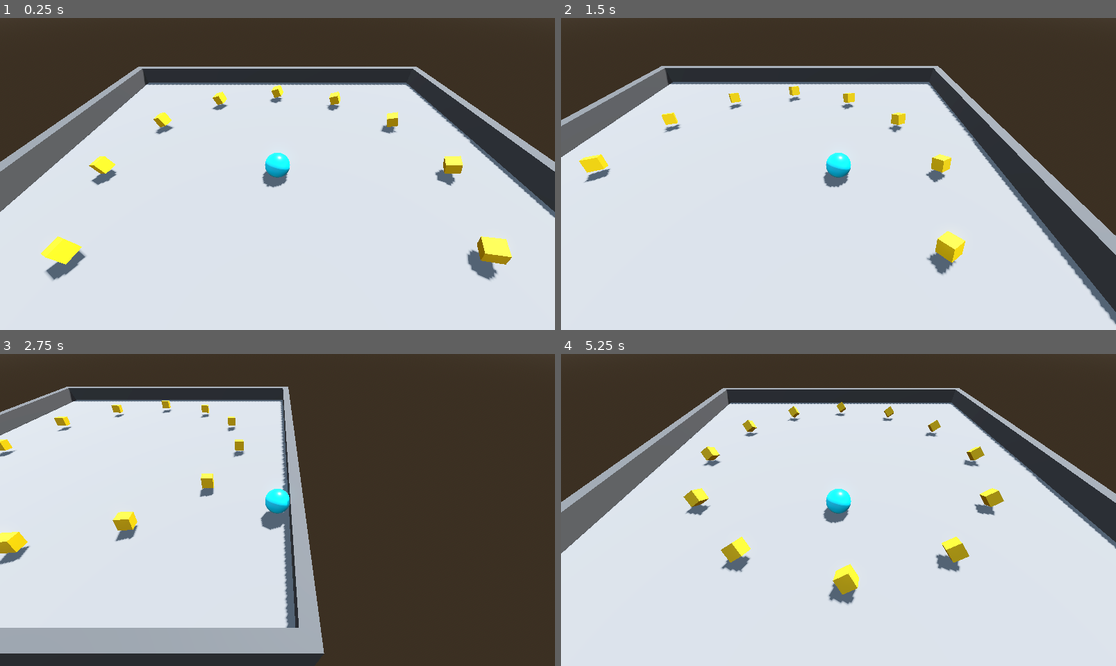
Above: before the commit, frames 1-4 (two rows, left to right).
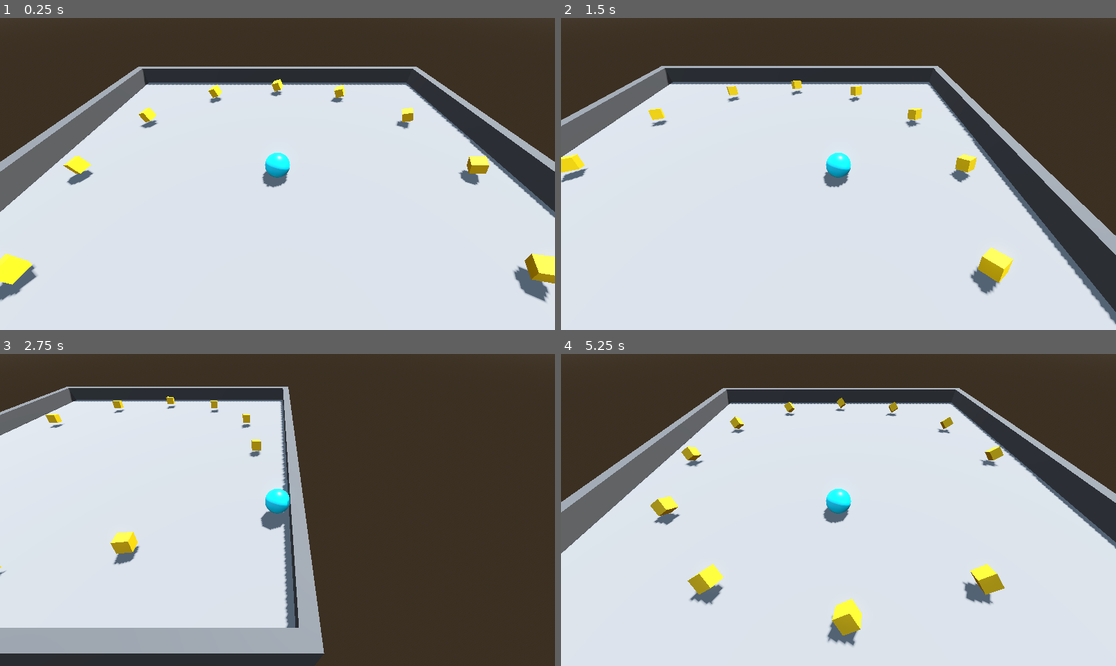
Above: after the commit, the same moments.

Repository: jrenato/godot-roll-a-ball
Game: Godot game, scene res://levels/level.tscn
Same seed, same stepped clock (60 frames per second), same inputs: the game is played once before the commit and once after it.
Inputs:
- Up to frame 1 (0.25 s): no input
- Up to frame 2 (1.5 s): hold D (move_right) 0.53-1.28 s; hold S (move_back) from 1.28 s (still down)
- Up to frame 3 (2.75 s): release S (move_back) at 2.03 s; hold D (move_right) from 2.03 s (still down)
- Up to frame 4 (5.25 s): release D (move_right) at 2.78 s; hold W (move_forward) 2.78-3.53 s; hold A (move_left) 3.53-5.03 s; hold S (move_back) from 5.03 s (still down)

The runs differ from the first frame. In frame 1, 5.0% of the frame differs, in the area x 0-100%, y 19-92%; in frame 2, 3.1%; in frame 3, 2.0%; in frame 4, 5.0%, in the area x 16-80%, y 14-94%.

Commit message:
Renamed collectible as pickup

Diff:
--- a/levels/level.tscn
+++ b/levels/level.tscn
@@ -4,7 +4,7 @@
 [ext_resource type="Material" uid="uid://cjc6hed63y6ra" path="res://materials/ground.tres" id="1_vgfc2"]
 [ext_resource type="PackedScene" uid="uid://cnxvofx5vjmby" path="res://player/player.tscn" id="2_ysrin"]
 [ext_resource type="Material" uid="uid://cti2gfb4nbwn1" path="res://materials/wall.tres" id="4_pnnrh"]
-[ext_resource type="PackedScene" uid="uid://bsi1pyviau8rv" path="res://levels/collectible.tscn" id="5_fhwg8"]
+[ext_resource type="PackedScene" uid="uid://bsi1pyviau8rv" path="res://levels/pickup.tscn" id="5_fhwg8"]
 
 [sub_resource type="ProceduralSkyMaterial" id="ProceduralSkyMaterial_8oxga"]
 sky_horizon_color = Color(0.64625, 0.65575, 0.67075, 1)
@@ -101,40 +101,40 @@
 skeleton = NodePath("../..")
 surface_material_override/0 = ExtResource("4_pnnrh")
 
-[node name="Collectibles" type="Node3D" parent="."]
+[node name="Pickups" type="Node3D" parent="."]
 
-[node name="Collectible" parent="Collectibles" instance=ExtResource("5_fhwg8")]
-transform = Transform3D(0.853553, -0.146447, 0.5, 0.5, 0.5, -0.707107, -0.146447, 0.853553, 0.5, 7, 0.5, 0)
+[node name="Pickup" parent="Pickups" instance=ExtResource("5_fhwg8")]
+transform = Transform3D(0.853553, -0.146447, 0.5, 0.5, 0.5, -0.707107, -0.146447, 0.853553, 0.5, 8, 0.5, 0)
 
-[node name="Collectible5" parent="Collectibles" instance=ExtResource("5_fhwg8")]
-transform = Transform3D(0.853553, -0.146447, 0.5, 0.5, 0.5, -0.707107, -0.146447, 0.853553, 0.5, 6, 0.5, -3.5)
+[node name="Pickup2" parent="Pickups" instance=ExtResource("5_fhwg8")]
+transform = Transform3D(0.853553, -0.146447, 0.5, 0.5, 0.5, -0.707107, -0.146447, 0.853553, 0.5, -8, 0.5, 0)
 
-[node name="Collectible8" parent="Collectibles" instance=ExtResource("5_fhwg8")]
-transform = Transform3D(0.853553, -0.146447, 0.5, 0.5, 0.5, -0.707107, -0.146447, 0.853553, 0.5, -6, 0.5, -3.5)
+[node name="Pickup3" parent="Pickups" instance=ExtResource("5_fhwg8")]
+transform = Transform3D(0.853553, -0.146447, 0.5, 0.5, 0.5, -0.707107, -0.146447, 0.853553, 0.5, 0, 0.5, -8)
 
-[node name="Collectible9" parent="Collectibles" instance=ExtResource("5_fhwg8")]
-transform = Transform3D(0.853553, -0.146447, 0.5, 0.5, 0.5, -0.707107, -0.146447, 0.853553, 0.5, -6, 0.5, 3.5)
+[node name="Pickup4" parent="Pickups" instance=ExtResource("5_fhwg8")]
+transform = Transform3D(0.853553, -0.146447, 0.5, 0.5, 0.5, -0.707107, -0.146447, 0.853553, 0.5, 0, 0.5, 8)
 
-[node name="Collectible12" parent="Collectibles" instance=ExtResource("5_fhwg8")]
-transform = Transform3D(0.853553, -0.146447, 0.5, 0.5, 0.5, -0.707107, -0.146447, 0.853553, 0.5, 6, 0.5, 3.5)
+[node name="Pickup5" parent="Pickups" instance=ExtResource("5_fhwg8")]
+transform = Transform3D(0.853553, -0.146447, 0.5, 0.5, 0.5, -0.707107, -0.146447, 0.853553, 0.5, 4, 0.5, 7)
 
-[node name="Collectible6" parent="Collectibles" instance=ExtResource("5_fhwg8")]
-transform = Transform3D(0.853553, -0.146447, 0.5, 0.5, 0.5, -0.707107, -0.146447, 0.853553, 0.5, 3.5, 0.5, -6)
+[node name="Pickup8" parent="Pickups" instance=ExtResource("5_fhwg8")]
+transform = Transform3D(0.853553, -0.146447, 0.5, 0.5, 0.5, -0.707107, -0.146447, 0.853553, 0.5, -4, 0.5, 7)
 
-[node name="Collectible7" parent="Collectibles" instance=ExtResource("5_fhwg8")]
-transform = Transform3D(0.853553, -0.146447, 0.5, 0.5, 0.5, -0.707107, -0.146447, 0.853553, 0.5, -3.5, 0.5, -6)
+[node name="Pickup10" parent="Pickups" instance=ExtResource("5_fhwg8")]
+transform = Transform3D(0.853553, -0.146447, 0.5, 0.5, 0.5, -0.707107, -0.146447, 0.853553, 0.5, -4, 0.5, -7)
 
-[node name="Collectible10" parent="Collectibles" instance=ExtResource("5_fhwg8")]
-transform = Transform3D(0.853553, -0.146447, 0.5, 0.5, 0.5, -0.707107, -0.146447, 0.853553, 0.5, -3.5, 0.5, 6)
+[node name="Pickup11" parent="Pickups" instance=ExtResource("5_fhwg8")]
+transform = Transform3D(0.853553, -0.146447, 0.5, 0.5, 0.5, -0.707107, -0.146447, 0.853553, 0.5, 4, 0.5, -7)
 
-[node name="Collectible11" parent="Collectibles" instance=ExtResource("5_fhwg8")]
-transform = Transform3D(0.853553, -0.146447, 0.5, 0.5, 0.5, -0.707107, -0.146447, 0.853553, 0.5, 3.5, 0.5, 6)
+[node name="Pickup6" parent="Pickups" instance=ExtResource("5_fhwg8")]
+transform = Transform3D(0.853553, -0.146447, 0.5, 0.5, 0.5, -0.707107, -0.146447, 0.853553, 0.5, 7, 0.5, 4)
 
-[node name="Collectible2" parent="Collectibles" instance=ExtResource("5_fhwg8")]
-transform = Transform3D(0.853553, -0.146447, 0.5, 0.5, 0.5, -0.707107, -0.146447, 0.853553, 0.5, -7, 0.5, 0)
+[node name="Pickup7" parent="Pickups" instance=ExtResource("5_fhwg8")]
+transform = Transform3D(0.853553, -0.146447, 0.5, 0.5, 0.5, -0.707107, -0.146447, 0.853553, 0.5, -7, 0.5, 4)
 
-[node name="Collectible3" parent="Collectibles" instance=ExtResource("5_fhwg8")]
-transform = Transform3D(0.853553, -0.146447, 0.5, 0.5, 0.5, -0.707107, -0.146447, 0.853553, 0.5, 0, 0.5, 7)
+[node name="Pickup9" parent="Pickups" instance=ExtResource("5_fhwg8")]
+transform = Transform3D(0.853553, -0.146447, 0.5, 0.5, 0.5, -0.707107, -0.146447, 0.853553, 0.5, -7, 0.5, -4)
 
-[node name="Collectible4" parent="Collectibles" instance=ExtResource("5_fhwg8")]
-transform = Transform3D(0.853553, -0.146447, 0.5, 0.5, 0.5, -0.707107, -0.146447, 0.853553, 0.5, 0, 0.5, -7)
+[node name="Pickup12" parent="Pickups" instance=ExtResource("5_fhwg8")]
+transform = Transform3D(0.853553, -0.146447, 0.5, 0.5, 0.5, -0.707107, -0.146447, 0.853553, 0.5, 7, 0.5, -4)
--- a/levels/collectible.tscn
+++ b/levels/pickup.tscn
@@ -1,7 +1,7 @@
 [gd_scene load_steps=5 format=3 uid="uid://bsi1pyviau8rv"]
 
-[ext_resource type="Material" uid="uid://osfbb5o4c8w8" path="res://materials/collectible.tres" id="1_hvmsf"]
-[ext_resource type="Script" path="res://levels/collectible.gd" id="2_a7ynr"]
+[ext_resource type="Script" path="res://levels/pickup.gd" id="1_fctsy"]
+[ext_resource type="Material" uid="uid://osfbb5o4c8w8" path="res://materials/pickup.tres" id="2_l7u87"]
 
 [sub_resource type="BoxMesh" id="BoxMesh_4r14n"]
 size = Vector3(0.5, 0.5, 0.5)
@@ -9,14 +9,14 @@
 [sub_resource type="BoxShape3D" id="BoxShape3D_sp0ib"]
 size = Vector3(0.5, 0.5, 0.5)
 
-[node name="Collectible" type="CharacterBody3D" groups=["collectibles"]]
+[node name="Pickup" type="CharacterBody3D" groups=["pickups"]]
 transform = Transform3D(0.853553, -0.146447, 0.5, 0.5, 0.5, -0.707107, -0.146447, 0.853553, 0.5, 0, 0, 0)
 collision_layer = 0
-script = ExtResource("2_a7ynr")
+script = ExtResource("1_fctsy")
 
 [node name="MeshInstance3D" type="MeshInstance3D" parent="."]
 mesh = SubResource("BoxMesh_4r14n")
-surface_material_override/0 = ExtResource("1_hvmsf")
+surface_material_override/0 = ExtResource("2_l7u87")
 
 [node name="CollisionShape3D" type="CollisionShape3D" parent="."]
 shape = SubResource("BoxShape3D_sp0ib")
--- a/player/player.gd
+++ b/player/player.gd
@@ -16,10 +16,8 @@
 
 
 func _on_body_entered(body : Node) -> void:
-	if body.is_in_group("collectibles"):
+	if body.is_in_group("pickups"):
 		body.queue_free()
-	if body.is_in_group("test"):
-		print(body)
 
 
 #func _physics_process(delta: float) -> void:
Renamed: levels/collectible.gd -> levels/pickup.gd
Renamed: materials/collectible.tres -> materials/pickup.tres
